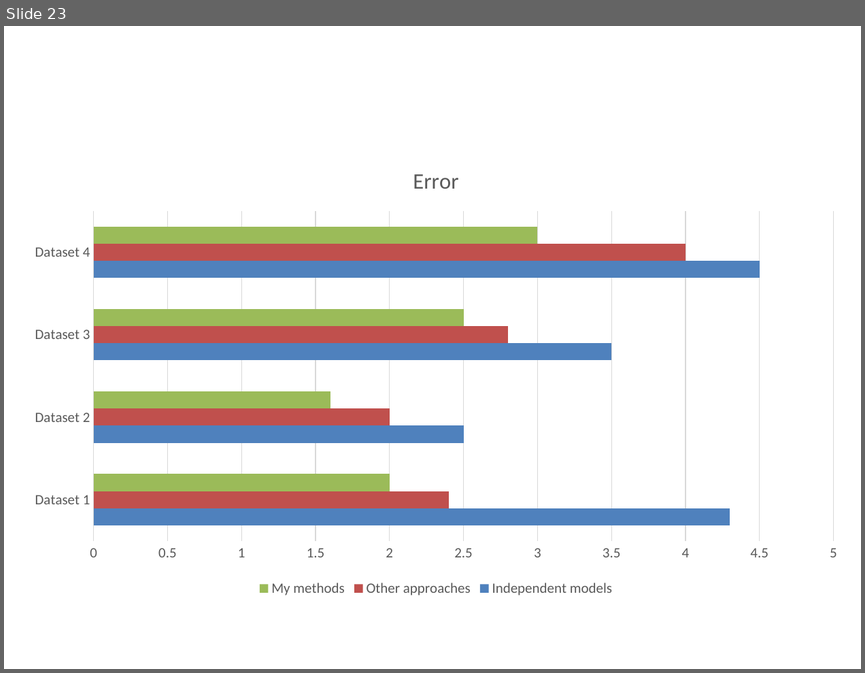
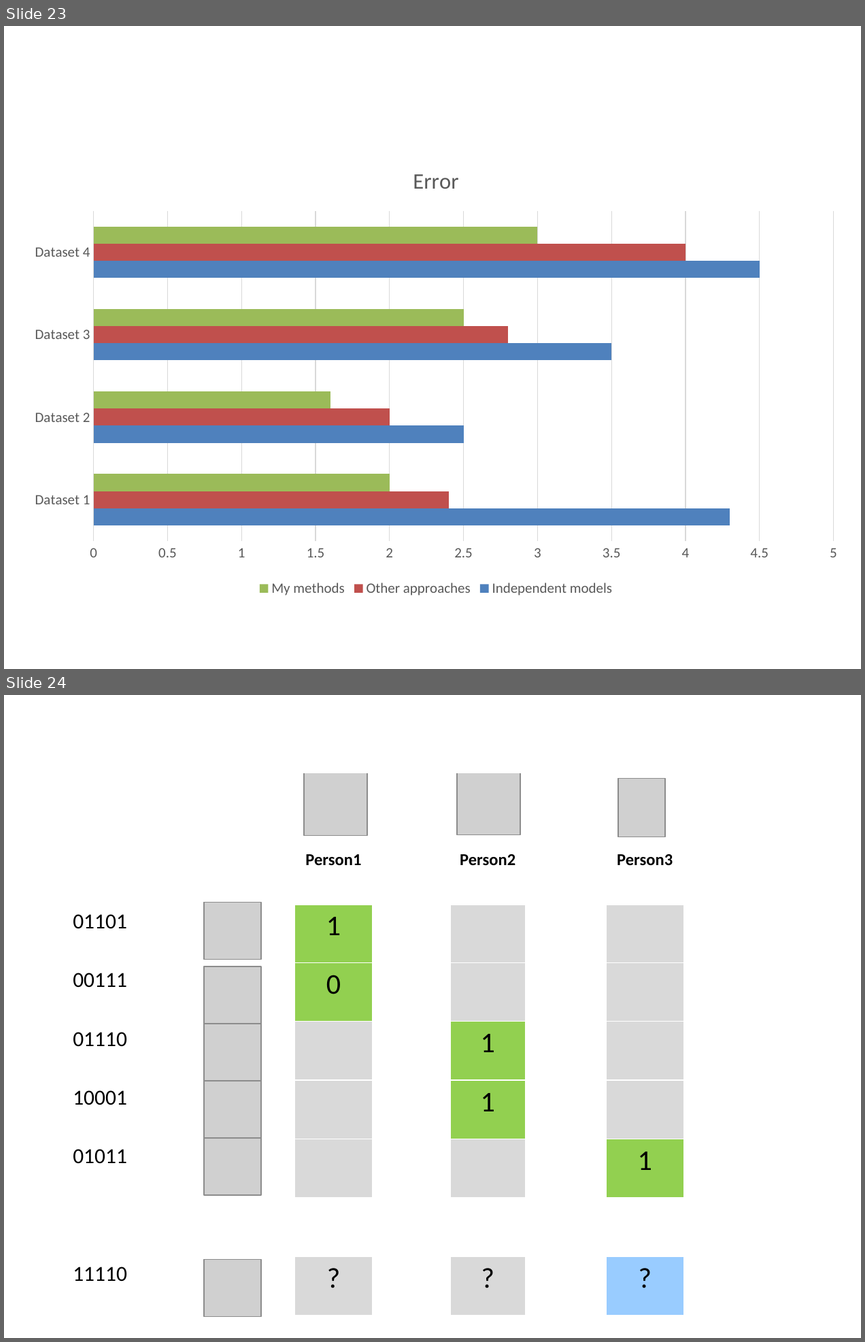
Before and after one commit to willemwaegeman/tutorialECMLPKDD2018, a slide deck: Figures/pictures.pptx. Shown one above the other, each under a label of ours: slide 23 before the commit, slides 23 and 24 after it. The pictures are 865x673 and 865x1342 pixels, drawn with LibreOffice and Linux fonts; fonts in the diff are those of the drawing; grey boxes stand for pictures. Boxes give left, top, right and bottom in pixels: in the first picture for what was removed or moved away, otherwise in the second. Text is boxed around its words. In the diff, an @@ line names an element or a change of style, - is before the commit and + after.

```diff
--- a/Figures/pictures.pptx
+++ b/Figures/pictures.pptx
@@ slide 24 added at <box>4,695,861,1338</box>, background #FFFFFF @@
@@ rectangle added at <box>281,695,696,773</box>, fill #FFFFFF @@
@@ picture added at <box>304,712,367,836</box> @@
@@ picture added at <box>458,709,521,836</box> @@
@@ picture added at <box>618,778,666,836</box> @@
@@ table added at <box>61,845,841,1315</box>, 8 rows, 10 columns @@
+ |  |  | Person1 |  | Person2 |  | Person3 |  | 
+01101 |  |  | 1 |  |  |  |  |  | 
+00111 |  |  | 0 |  |  |  |  |  | 
+01110 |  |  |  |  | 1 |  |  |  | 
+10001 |  |  |  |  | 1 |  |  |  | 
+01011 |  |  |  |  |  |  | 1 |  | 
+ |  |  |  |  |  |  |  |  | 
+11110 |  |  | ? |  | ? |  | ? |  | 
@@ picture added at <box>204,902,261,960</box> @@
@@ picture added at <box>204,966,261,1024</box> @@
@@ picture added at <box>204,1023,261,1081</box> @@
@@ picture added at <box>204,1081,261,1138</box> @@
@@ picture added at <box>204,1138,261,1195</box> @@
@@ picture added at <box>204,1259,261,1317</box> @@
```
Also in this commit, not shown: 1 other file.
